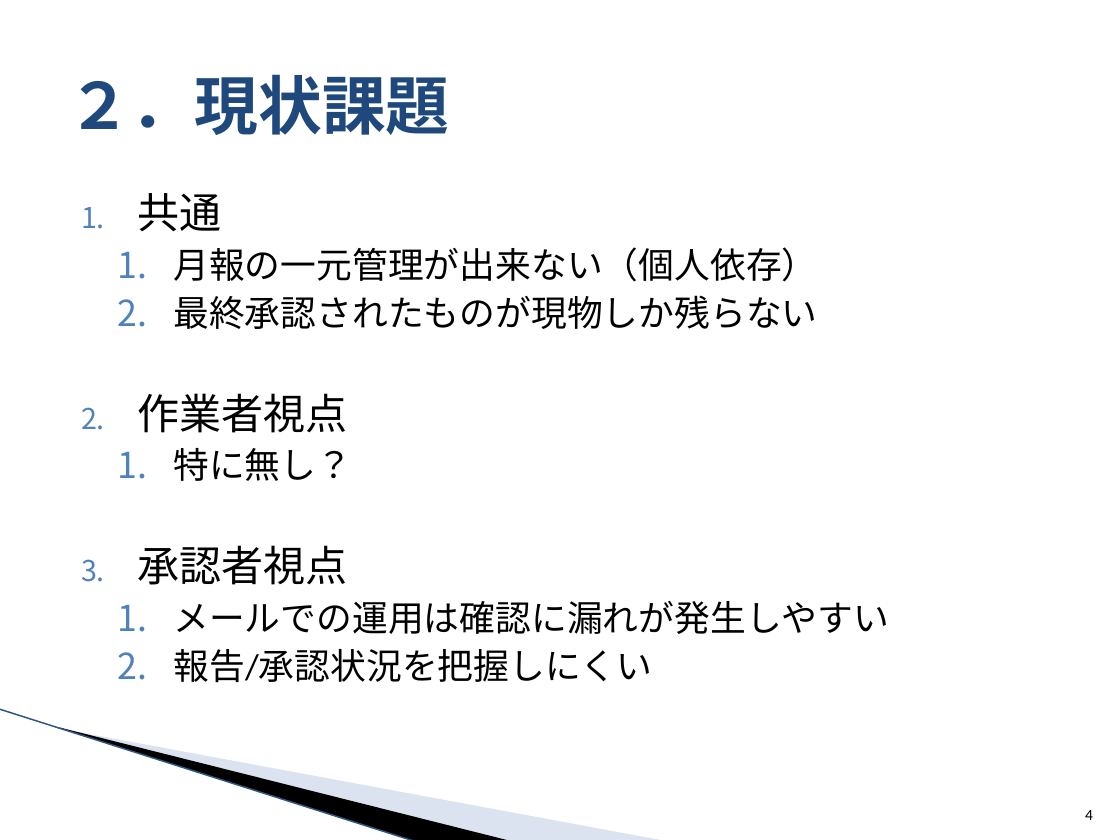
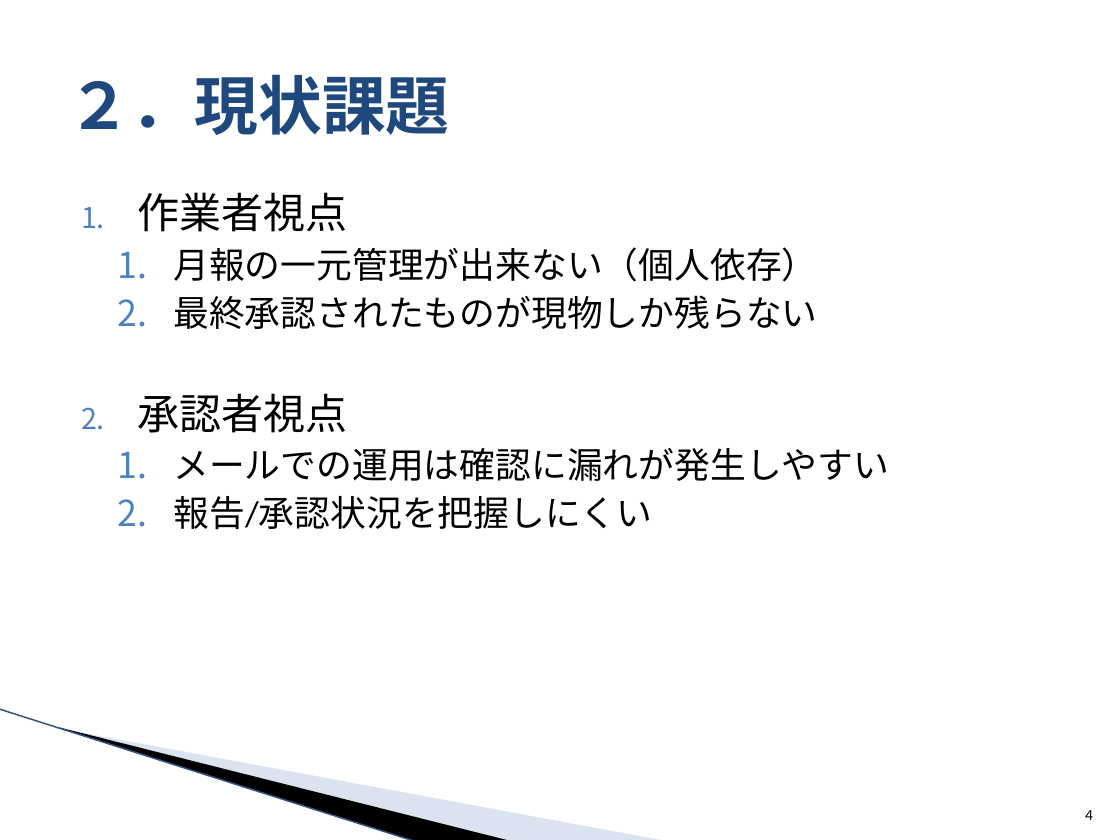
Before and after one commit to around7days/AppFreeMemo, a slide deck: slide 4 of 設計書/1_月報管理システム 提案資料.pptx. Drawn at 1120x840 pixels with LibreOffice and Linux fonts; fonts in the diff are those of the drawing; background and template pictures are left out. Boxes give left, top, right and bottom in pixels: in the first picture for what was removed or moved away, otherwise in the second. Text is boxed around its words. In the diff, an @@ line names an element or a change of style, - is before the commit and + after.

```diff
--- a/設計書/1_月報管理システム 提案資料.pptx
+++ b/設計書/1_月報管理システム 提案資料.pptx
@@ text at box(137, 192, 347, 232): text changed @@
-1. 共通
+1. 作業者視点
@@ text at box(137, 393, 352, 481): paragraphs removed @@
-2. 作業者視点
-  1. 特に無し？
```
Also in this commit, not shown: 8 other slides changed, 1 slide added, 4 other files.
